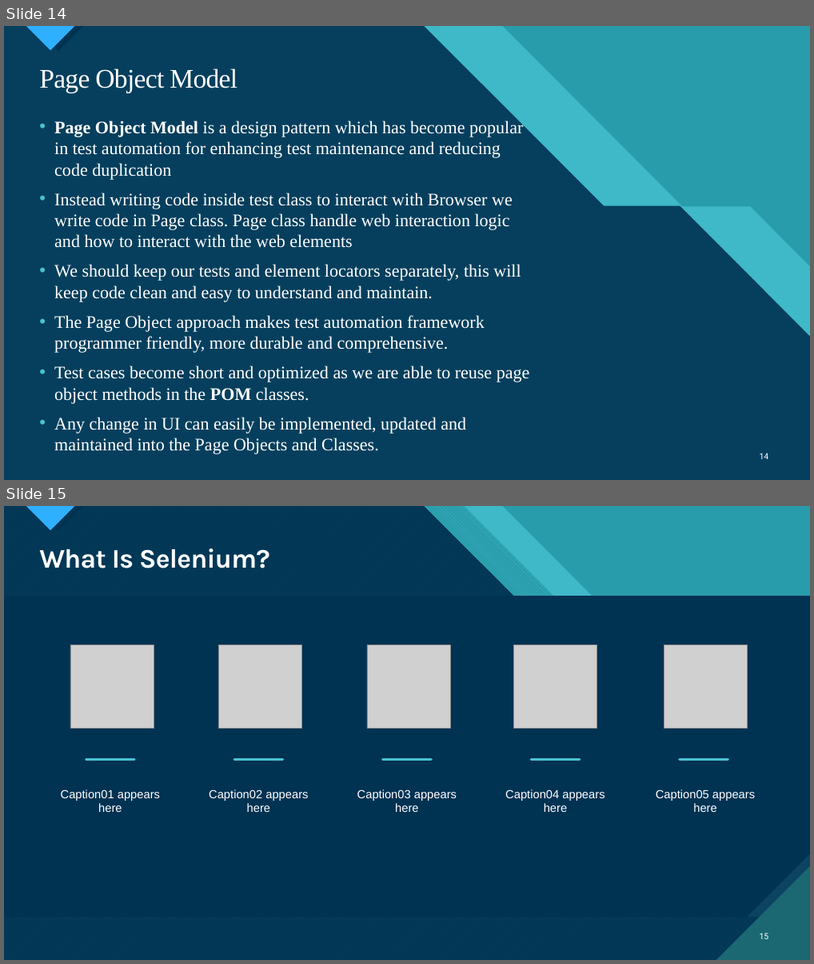
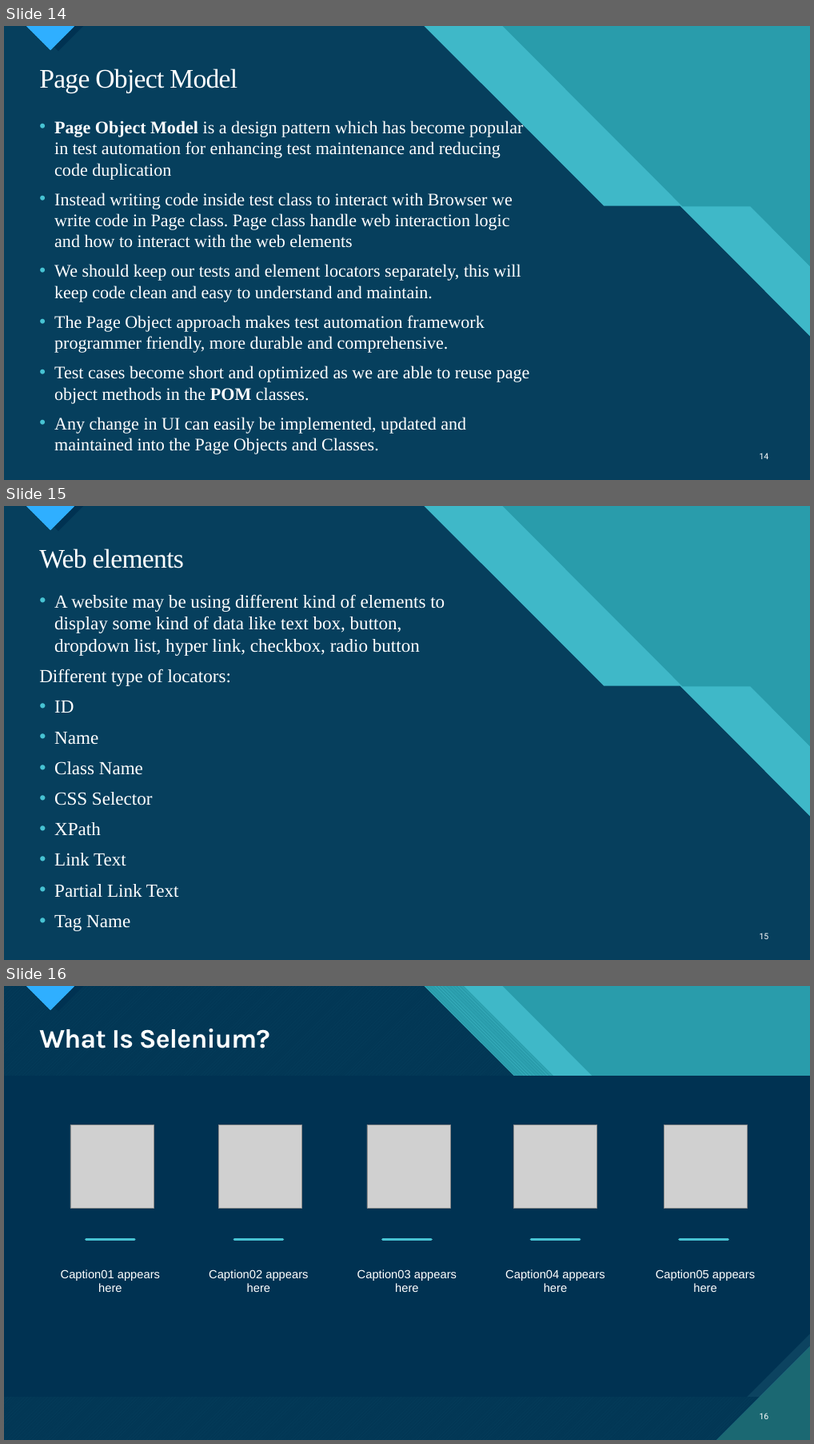
Before and after one commit to ngohungphuc/Presentation, a slide deck: Selenium/Specflow/Web Automation Test with Specflow.pptx. Shown one above the other, each under a label of ours: slides 14 and 15 before the commit, slides 14, 15 and 16 after it. The pictures are 814x964 and 814x1444 pixels, drawn with LibreOffice and Linux fonts; fonts in the diff are those of the drawing; grey boxes stand for pictures. Boxes give left, top, right and bottom in pixels: in the first picture for what was removed or moved away, otherwise in the second. Text is boxed around its words. In the diff, an @@ line names an element or a change of style, - is before the commit and + after.

```diff
--- a/Selenium/Specflow/Web Automation Test with Specflow.pptx
+++ b/Selenium/Specflow/Web Automation Test with Specflow.pptx
@@ slide 15 added at (x1=4, y1=506, x2=810, y2=960), background #47C3D3; not listed: 14 template elements that a slide beside it also shows @@
@@ title added at (x1=39, y1=548, x2=184, y2=568), 32 pt, text #FFFFFF @@
+Web elements
@@ text added at (x1=39, y1=594, x2=445, y2=931), 22 pt, text #FFFFFF @@
+• A website may be using different kind of elements to display some kind of data like text box, button, dropdown list, hyper link, checkbox, radio button
+Different type of locators:
+• ID
+• Name
+• Class Name
+• CSS Selector
+• XPath
+• Link Text
+• Partial Link Text
+• Tag Name
@@ page number added at (x1=760, y1=932, x2=770, y2=939), 10 pt, text #FFFFFF @@
+15
@@ what was slide 15 is now slide 16 @@
@@ page number at (x1=760, y1=1412, x2=770, y2=1419): text changed @@
-15
+16
```
